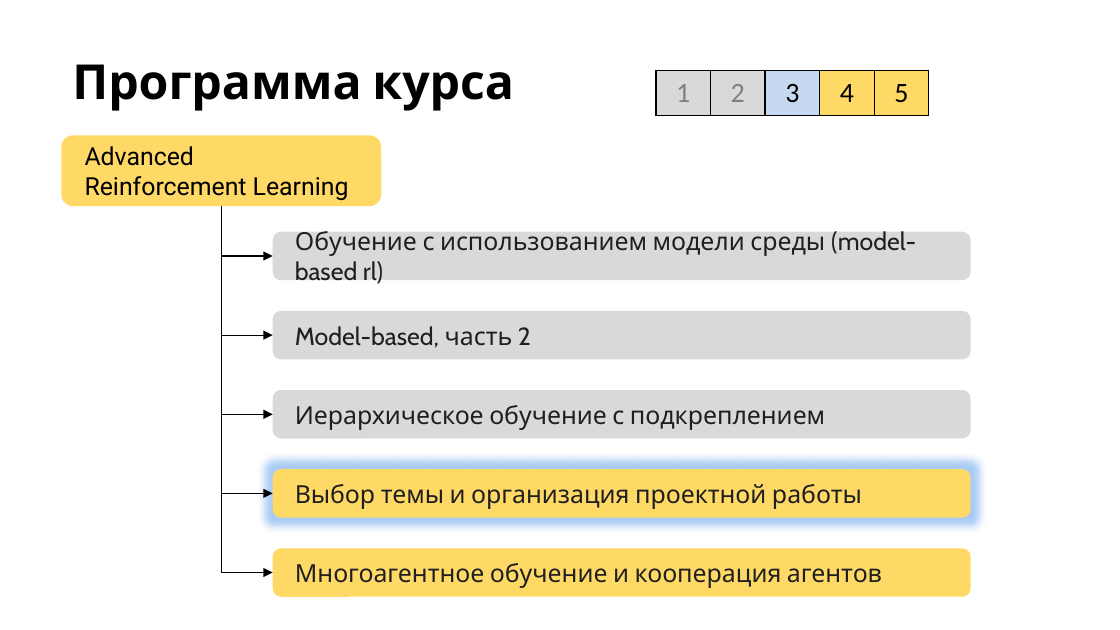
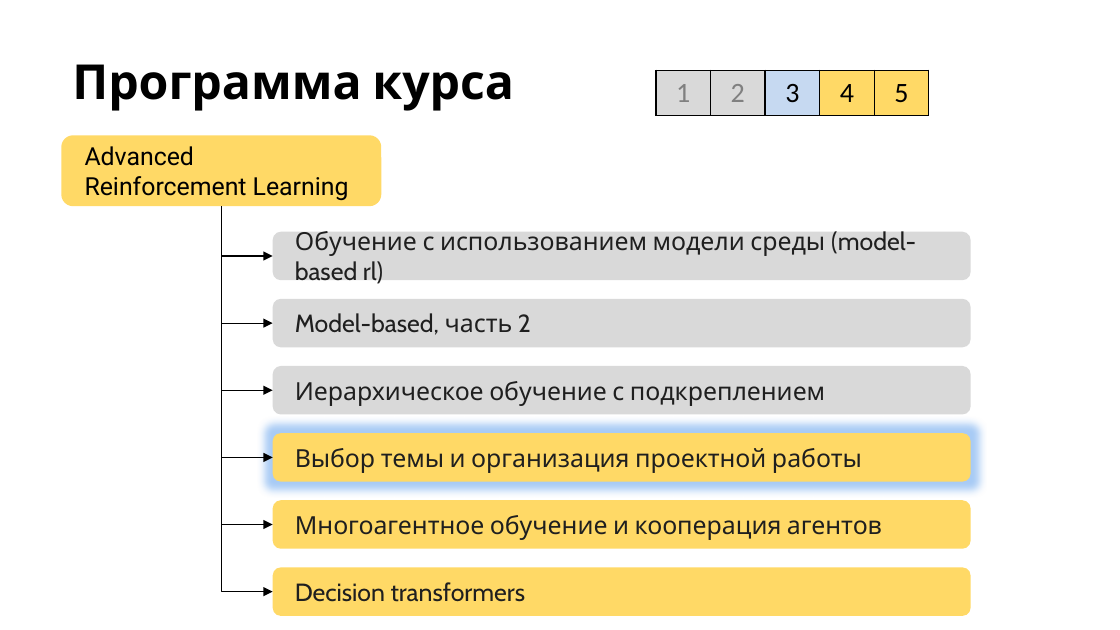
Before and after one commit to stureiko/Otus_lectures, a slide deck: slide 6 of RL/Course-project/Course project.pptx. Drawn at 1120x630 pixels with LibreOffice and Linux fonts; fonts in the diff are those of the drawing; background and template pictures are left out. Boxes give left, top, right and bottom in pixels: in the first picture for what was removed or moved away, otherwise in the second. Text is boxed around its words. In the diff, an @@ line names an element or a change of style, - is before the commit and + after.

```diff
--- a/RL/Course-project/Course project.pptx
+++ b/RL/Course-project/Course project.pptx
@@ elbow arrow moved from (222, 206) - (273, 335) to (222, 206) - (273, 324) @@
@@ elbow arrow moved from (222, 206) - (273, 414) to (222, 206) - (273, 390) @@
@@ elbow arrow moved from (222, 206) - (273, 494) to (222, 206) - (273, 457) @@
@@ elbow arrow moved from (222, 206) - (273, 572) to (222, 206) - (273, 524) @@
@@ elbow arrow added from (222, 206) to (273, 591), #000000 0.75 pt @@
@@ rounded rectangle "Model-based, часть 2" moved from (x1=273, y1=311, x2=971, y2=360) to (x1=273, y1=299, x2=971, y2=347) @@
@@ rounded rectangle "Иерархическое обучение с подкреплением" moved from (x1=273, y1=390, x2=971, y2=438) to (x1=273, y1=366, x2=971, y2=414) @@
@@ rounded rectangle "Выбор темы и организация проектной ..." moved from (x1=273, y1=469, x2=971, y2=517) to (x1=273, y1=433, x2=971, y2=482) @@
@@ rounded rectangle "Многоагентное обучение и кооперация агентов" moved from (x1=273, y1=549, x2=971, y2=597) to (x1=273, y1=501, x2=971, y2=549) @@
@@ rounded rectangle added at (x1=273, y1=568, x2=971, y2=616), fill #FFD966, 16 pt, text #1F1F1F @@
+Decision transformers
```
Also in this commit, not shown: 3 other slides changed, 22 other files.
